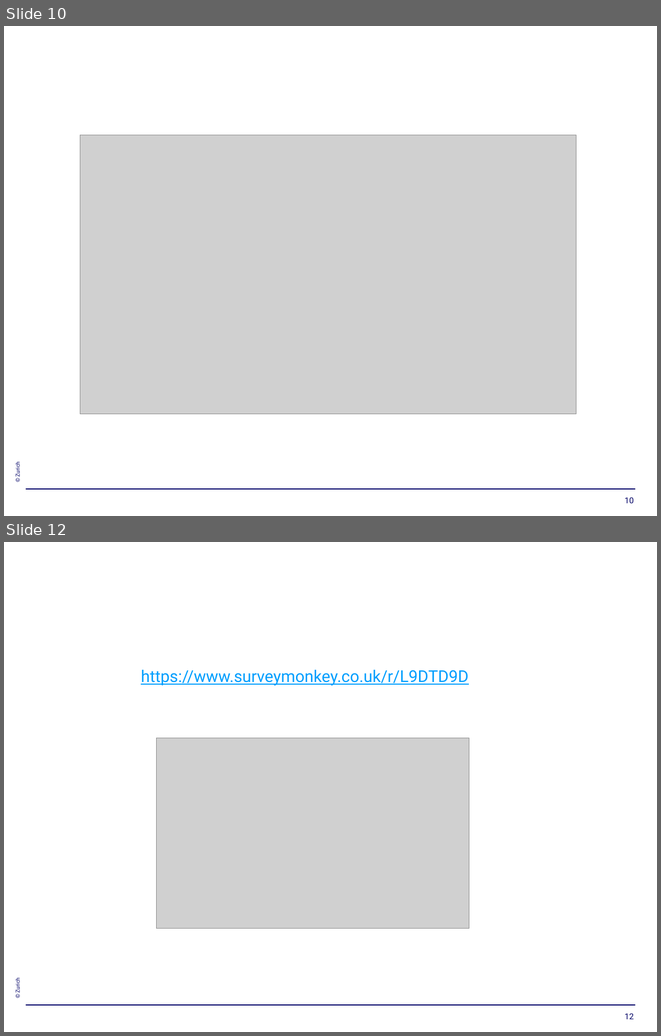
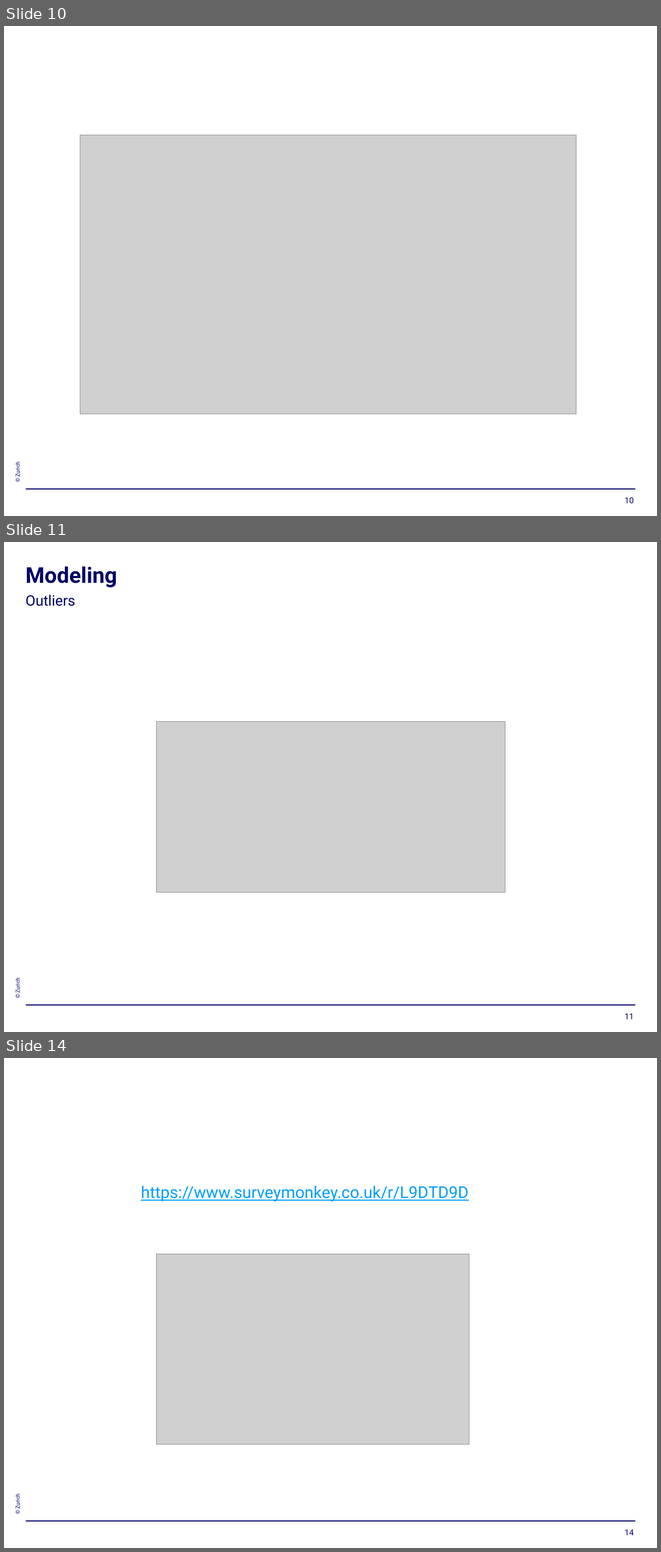
Before and after one commit to Gateux/titanic_euba, a slide deck: Titanic Exercise.pptx. Shown one above the other, each under a label of ours: slides 10 and 12 before the commit, slides 10, 11 and 14 after it; the slides between them are not shown. The pictures are 661x1036 and 661x1552 pixels, drawn with LibreOffice and Linux fonts; fonts in the diff are those of the drawing; grey boxes stand for pictures; background and template pictures are left out. Boxes give left, top, right and bottom in pixels: in the first picture for what was removed or moved away, otherwise in the second. Text is boxed around its words. In the diff, an @@ line names an element or a change of style, - is before the commit and + after.

```diff
--- a/Titanic Exercise.pptx
+++ b/Titanic Exercise.pptx
@@ slide 11 added at (x1=4, y1=542, x2=657, y2=1032), background #FFFFFF; not listed: 2 template elements that a slide beside it also shows @@
@@ title added at (x1=26, y1=566, x2=117, y2=588), 24 pt, text #000066, bold @@
+Modeling
@@ subtitle added at (x1=26, y1=594, x2=76, y2=606), 16 pt, text #000066 @@
+Outliers
@@ picture added at (x1=156, y1=722, x2=505, y2=892) @@
@@ page number added at (x1=625, y1=1013, x2=634, y2=1019), 9 pt, text #000066 @@
+11
@@ what was slide 12 is now slide 14 @@
@@ page number at (x1=625, y1=1529, x2=634, y2=1535): text changed @@
-12
+14
```
Also in this commit, not shown: 4 slides changed, 1 other slide added, 3 other files.
